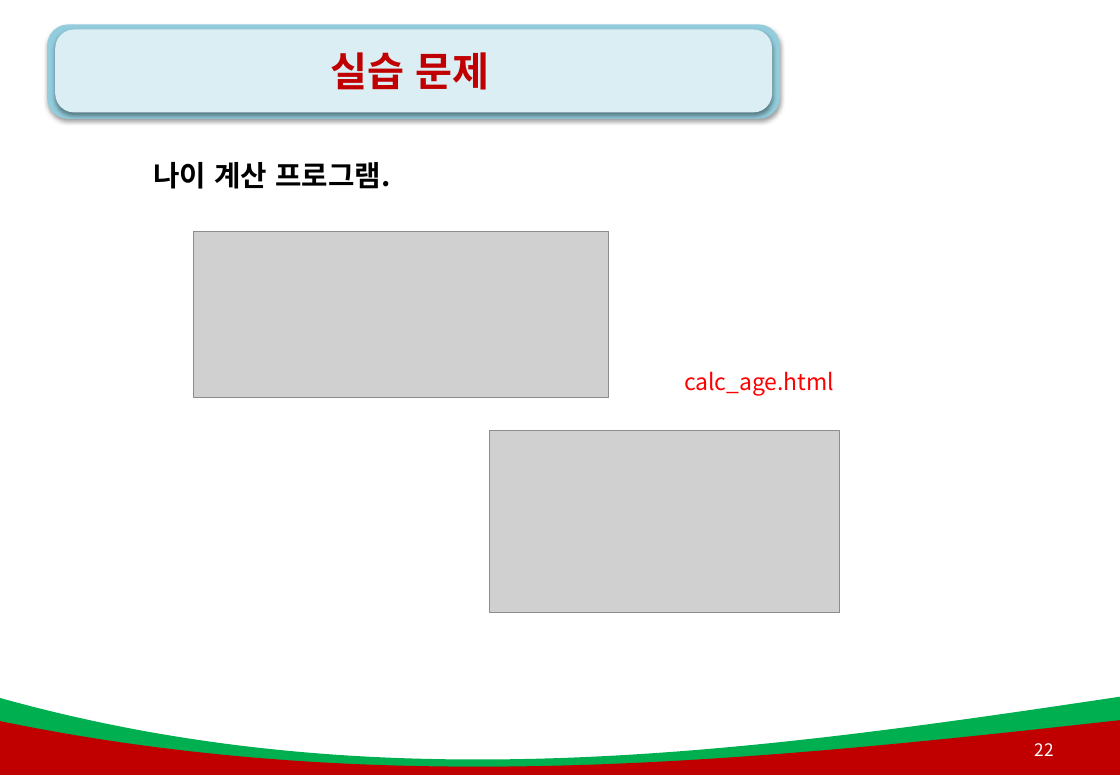
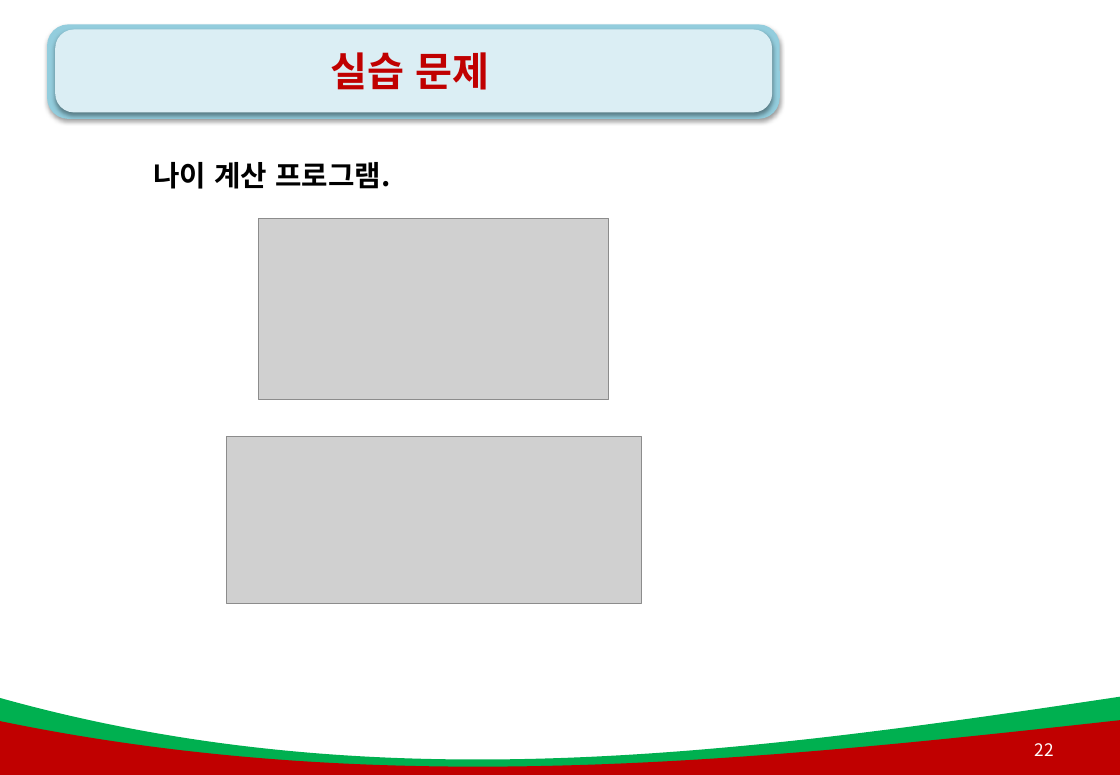
Before and after one commit to kiyongee2/green_project_web, a slide deck: slide 22 of js_ppt/4강. js_함수(메서드).pptx. Drawn at 1120x775 pixels with LibreOffice and Linux fonts; fonts in the diff are those of the drawing; grey boxes stand for pictures; background and template pictures are left out. Boxes give left, top, right and bottom in pixels: in the first picture for what was removed or moved away, otherwise in the second. Text is boxed around its words. In the diff, an @@ line names an element or a change of style, - is before the commit and + after.

```diff
--- a/js_ppt/4강. js_함수(메서드).pptx
+++ b/js_ppt/4강. js_함수(메서드).pptx
@@ picture: place and size @@
-picture at (489,431,840,613)
+picture at (259,218,609,400)
@@ text removed at (684,371,834,396) @@
-calc_age.html
@@ picture: place and size @@
-picture at (193,232,609,398)
+picture at (226,436,642,603)
```
Also in this commit, not shown: 2 other slides changed, 2 slides added, 37 other files.
